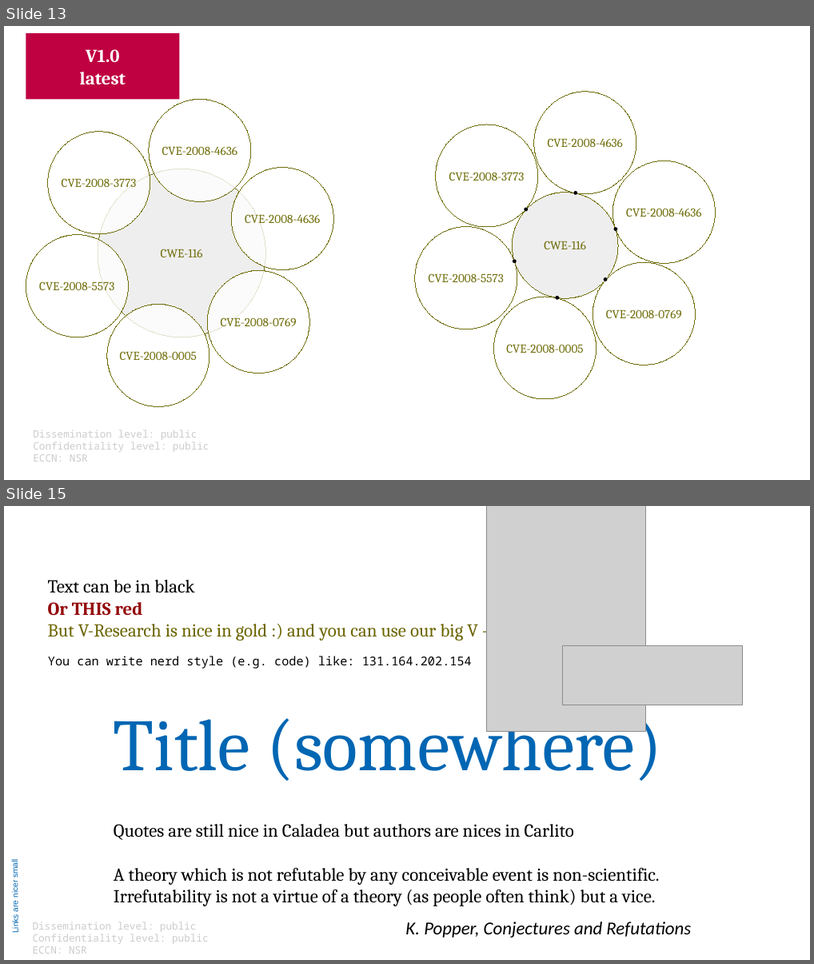
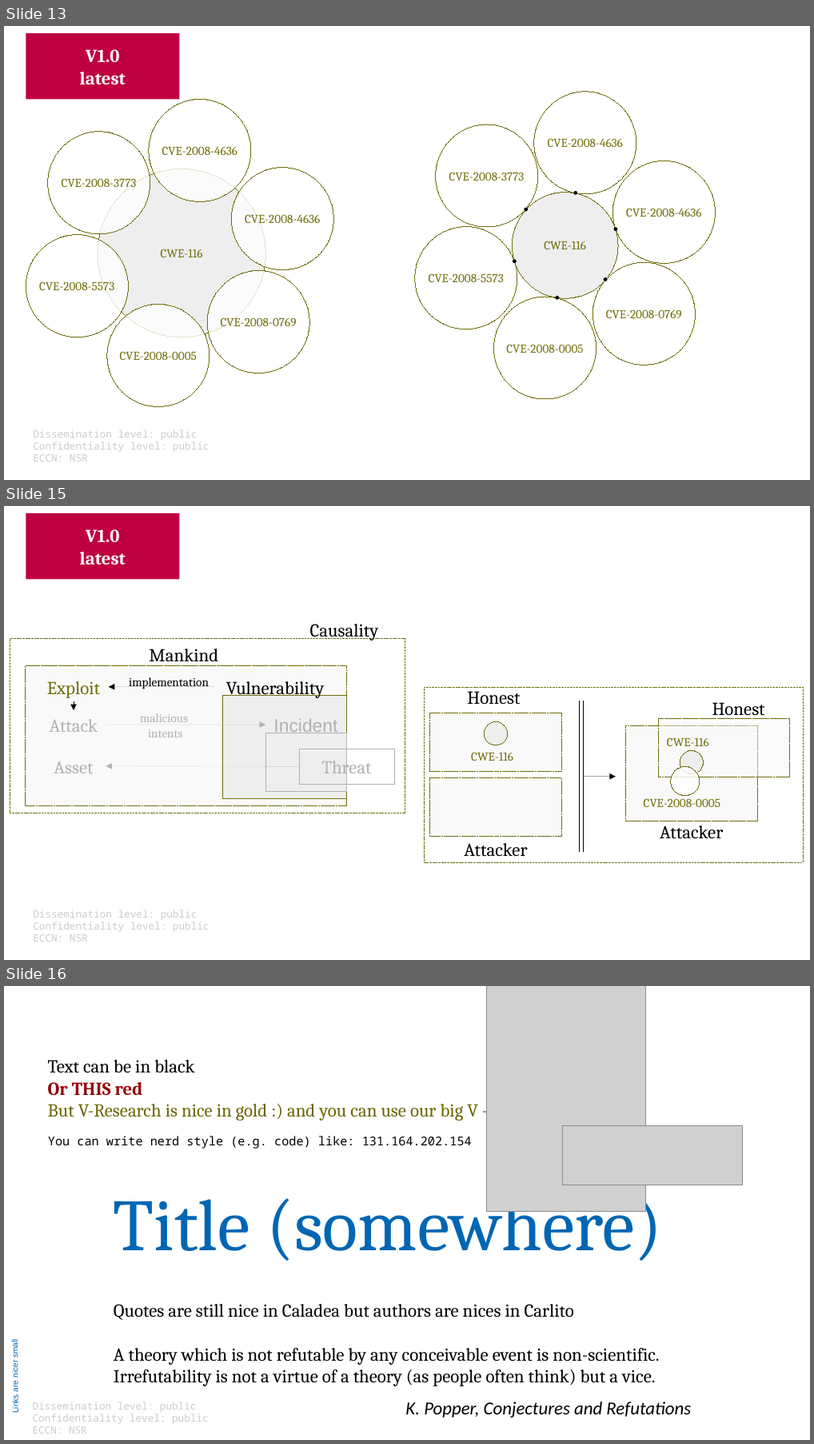
Before and after one commit to v-research/cybersecurity, a slide deck: images/v-research_images_v1.0.odp. Shown one above the other, each under a label of ours: slides 13 and 15 before the commit, slides 13, 15 and 16 after it; the slides between them are not shown. The pictures are 814x964 and 814x1444 pixels, drawn with LibreOffice and Linux fonts; fonts in the diff are those of the drawing; grey boxes stand for pictures. Boxes give left, top, right and bottom in pixels: in the first picture for what was removed or moved away, otherwise in the second. Text is boxed around its words. In the diff, an @@ line names an element or a change of style, - is before the commit and + after.

```diff
--- a/images/v-research_images_v1.0.odp
+++ b/images/v-research_images_v1.0.odp
@@ slide 15 added at (4,506,810,960), background #FFFFFF @@
@@ rectangle added at (26,513,180,579), fill #BF0041, 18 pt, text #FFFFFF, bold @@
+V1.0
+latest
@@ group added at (10,624,406,813): 10 texts, 5 rectangles, 4 arrows @@
+malicious
+intents
+Mankind
+Vulnerability
+Incident
+Exploit
+Attack
+Causality
+Threat
+Asset
+implementation
@@ rectangle added at (424,688,803,862), outline #706E0C 0 pt @@
@@ text added at (467,691,520,704), 18 pt, text #000000 @@
+Honest
@@ rectangle added at (430,712,562,771), fill #F9F9F9, outline #706E0C 0 pt @@
@@ line added from (580, 701) to (580, 852), #000000 0 pt @@
@@ line added from (583, 701) to (583, 852), #000000 0 pt @@
@@ rectangle added at (659,718,790,776), fill #F9F9F9 at 50% opacity, outline #706E0C 0 pt @@
@@ text added at (713,702,766,719), 18 pt, text #000000 @@
+Honest
@@ ellipse added at (485,722,508,745), fill #EEEEEE, outline #706E0C 0 pt @@
@@ rectangle added at (626,725,758,821), fill #F9F9F9, outline #706E0C 0 pt @@
@@ text added at (667,737,710,746), 12 pt, text #706E0C @@
+CWE-116
@@ text added at (471,752,514,760), 12 pt, text #706E0C @@
+CWE-116
@@ ellipse added at (671,767,701,796), fill #FFFFFF at 80% opacity, outline #706E0C 0 pt @@
@@ ellipse added at (680,751,703,774), fill #EEEEEE, outline #706E0C 0 pt @@
@@ rectangle added at (430,777,562,836), fill #F9F9F9, outline #706E0C 0 pt @@
@@ arrow added from (583, 776) to (617, 776), #000000 0 pt @@
@@ text added at (644,798,721,807), 12 pt, text #706E0C @@
+CVE-2008-0005
@@ text added at (660,825,723,839), 18 pt, text #000000 @@
+Attacker
@@ text added at (464,843,527,856), 18 pt, text #000000 @@
+Attacker
@@ text added at (33,910,210,941), 10 pt, text #CCCCCC @@
+Dissemination level: public
+Confidentiality level: public
+ECCN: NSR
@@ what was slide 15 is now slide 16 @@
```
Also in this commit, not shown: 1 slide changed, 2 other files.
